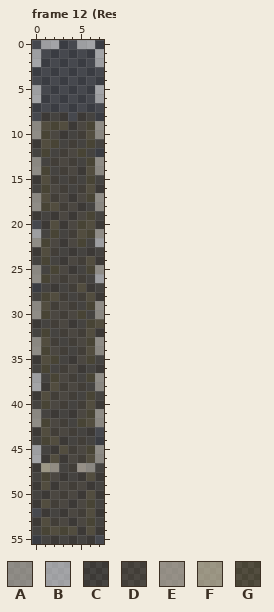
Two states of a pixel-art file, Olympus/Sprites/Level1/BreakBlockV.aseprite. The picture above is the old version.
8x56 pixels, 15 frames. Colours within 5 levels of each other are drawn and written as one. Shown: frame 12 (Respawn). The commit also changed other frames, which this record leaves out.
Visible layers, top first: "Layer 2", "Layer 1", "Layer 3".
Palette (. is transparent): A #bfb8ab9a  B #ffffff80  C #432e0532  D #62450d32  E #cac0ad9a  F #d5caa99a  G #82630032
Pixels before, frame 12 (Respawn), first column x 0:
 0 .BB..BB.
 1 B......B
 2 B......B
 3 ........
 4 ........
 5 B......B
 6 B......B
 7 ........
 8 .CCC.CC.
 9 AGGGCDGA
10 AGDCCDGA
11 CGGCDCGC
12 CGCDDGC.
13 ACDDDCGA
14 AGCDDCGA
15 CGDCDCGC
16 CGDDCDGC
17 AGDDCDGA
18 AGGDDCCA
19 CCCDCDGC
20 .CGCDGGC
21 BCGCDGGA
22 AGDCDGCB
23 CGDCCCCC
24 CGCCDDGC
25 ACGDCCGA
26 AGDDDDCB
27 .CCCDGCC
28 CGGDCDGC
29 AGDDDCGA
30 AGDDDGCA
31 CCDDCCGG
32 CGCDDDGC
33 AGDCDDGA
34 AGDDCDGA
35 CGGCCDGC
36 CGCDDCCC
37 BCGDDCGA
38 BCGDDDCA
39 CGDDDCGC
40 CGDDCDGC
41 ACCCCDGA
42 AGDDCGGA
43 CGDDDCC.
44 CGGCCDC.
45 BCCGDDGA
46 BCGCDDGA
47 CFECDEAC
48 CGDCCCGC
49 CGCDDDCC
50 CCDDDCGC
51 CGDDCDGC
52 .CCCDDGC
53 CGDDCDGC
54 CGGGGCGC
55 .CCCCCC.
And afterwards:
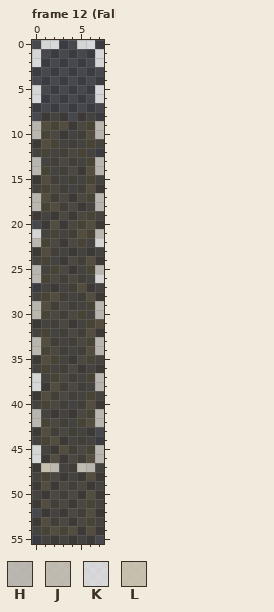
Colours new in this view: H #d2cdc4d3  J #dad3c6d3  K #ffffffc8  L #e1dac3d3
The edit:
Frame 12 (Falling):
y 0: x 1..2 BB -> KK; x 5..6 BB -> KK
y 1..2: x 0 B -> K; x 7 B -> K
y 5..6: x 0 B -> K; x 7 B -> K
y 9..10: x 0 A -> H; x 7 A -> H
y 13..14: x 0 A -> H; x 7 A -> H
y 17..18: x 0 A -> H; x 7 A -> H
y 21: x 0 B -> K; x 7 A -> H
y 22: x 0 A -> H; x 7 B -> K
y 25: x 0 A -> H; x 7 A -> H
y 26: x 0 A -> H; x 7 B -> K
y 29..30: x 0 A -> H; x 7 A -> H
y 33..34: x 0 A -> H; x 7 A -> H
y 37..38: x 0 B -> K; x 7 A -> H
y 41..42: x 0 A -> H; x 7 A -> H
y 45..46: x 0 B -> K; x 7 A -> H
y 47: x 1..2 FE -> LJ; x 5..6 EA -> JH
Where, in picture pixels (left, top, right, bottom), the same in both pictures:
changed: (32, 40, 104, 472)
